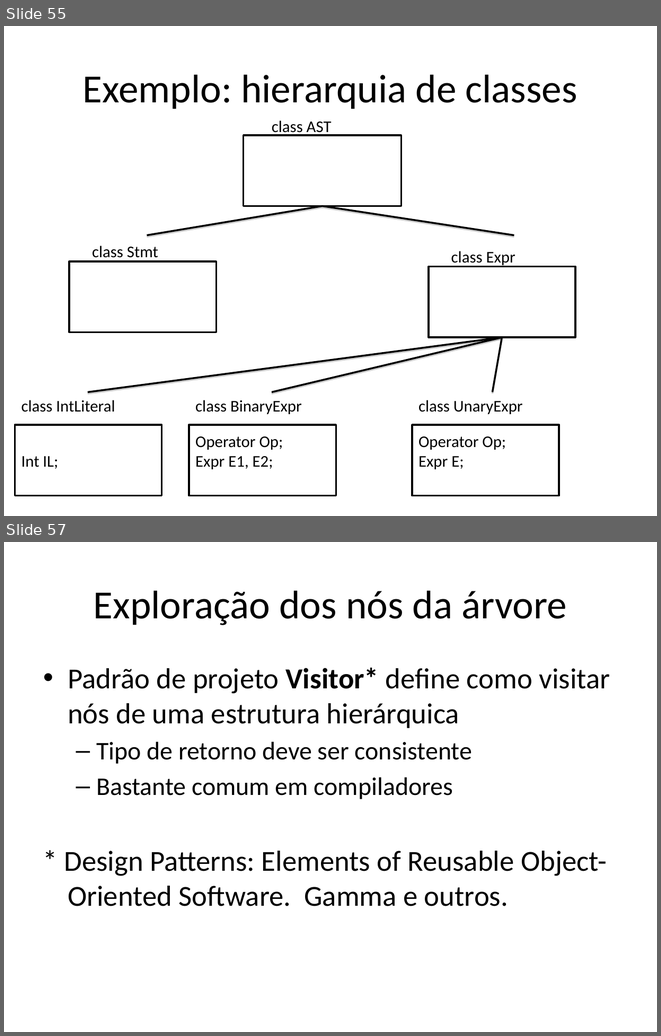
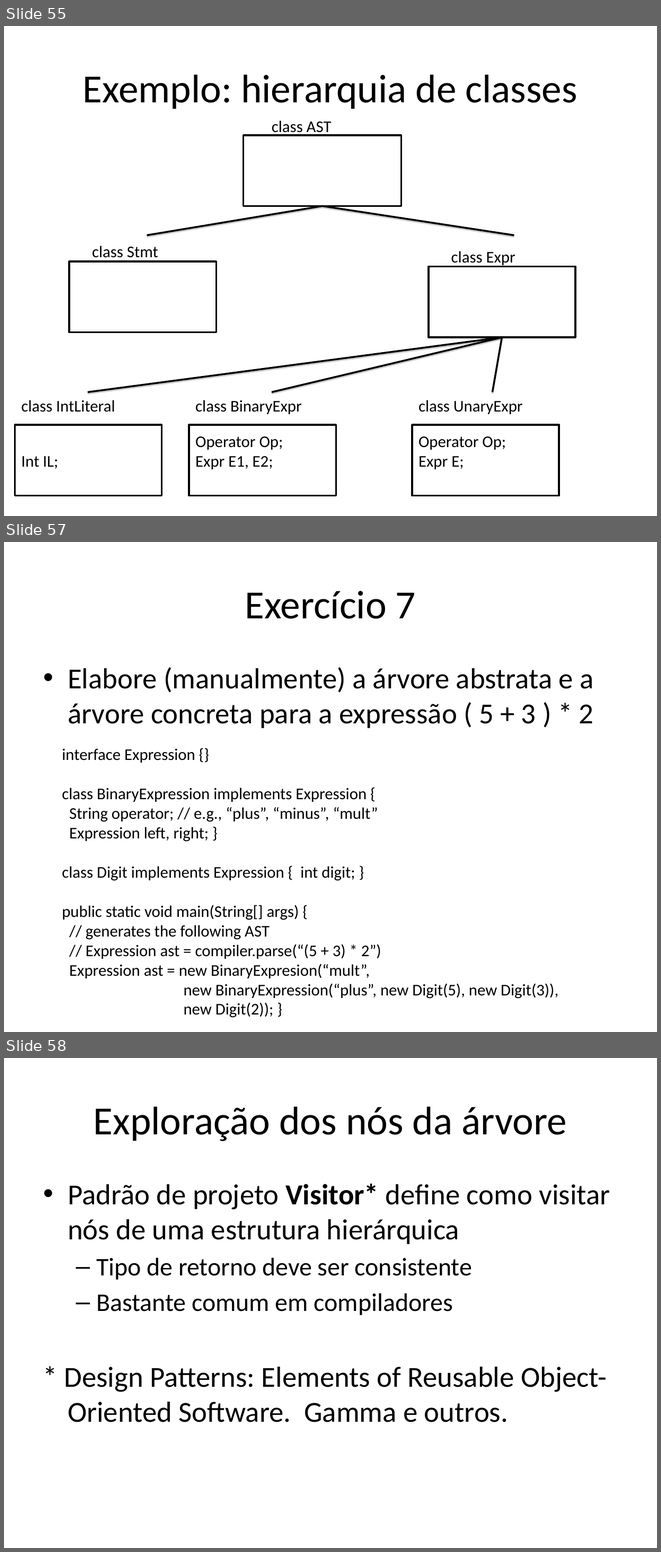
Before and after one commit to damorim/compilers-cin, a slide deck: slides-aulas/conceitos-basicos.pptx. Shown one above the other, each under a label of ours: slides 55 and 57 before the commit, slides 55, 57 and 58 after it; the slides between them are not shown. The pictures are 661x1036 and 661x1552 pixels, drawn with LibreOffice and Linux fonts; fonts in the diff are those of the drawing. Boxes give left, top, right and bottom in pixels: in the first picture for what was removed or moved away, otherwise in the second. Text is boxed around its words. In the diff, an @@ line names an element or a change of style, - is before the commit and + after.

```diff
--- a/slides-aulas/conceitos-basicos.pptx
+++ b/slides-aulas/conceitos-basicos.pptx
@@ slide 57 added at <box>4,542,657,1032</box>, background #FFFFFF @@
@@ title added at <box>245,591,416,619</box>, 44 pt, text #000000 @@
+Exercício 7
@@ text added at <box>68,667,594,728</box>, 32 pt, text #000000 @@
+• Elabore (manualmente) a árvore abstrata e a árvore concreta para a expressão ( 5 + 3 ) * 2
@@ text added at <box>62,749,558,1017</box>, 18 pt, text #000000 @@
+interface Expression {}
+class BinaryExpression implements Expression {
+String operator; // e.g., “plus”, “minus”, “mult”
+Expression left, right; }
+class Digit implements Expression { int digit; }
+public static void main(String[] args) {
+// generates the following AST
+// Expression ast = compiler.parse(“(5 + 3) * 2”)
+Expression ast = new BinaryExpresion(“mult”,
+new BinaryExpression(“plus”, new Digit(5), new Digit(3)),
+new Digit(2)); }
@@ what was slide 57 is now slide 58 @@
```
Also in this commit, not shown: 6 slides changed, 1 other slide added.
